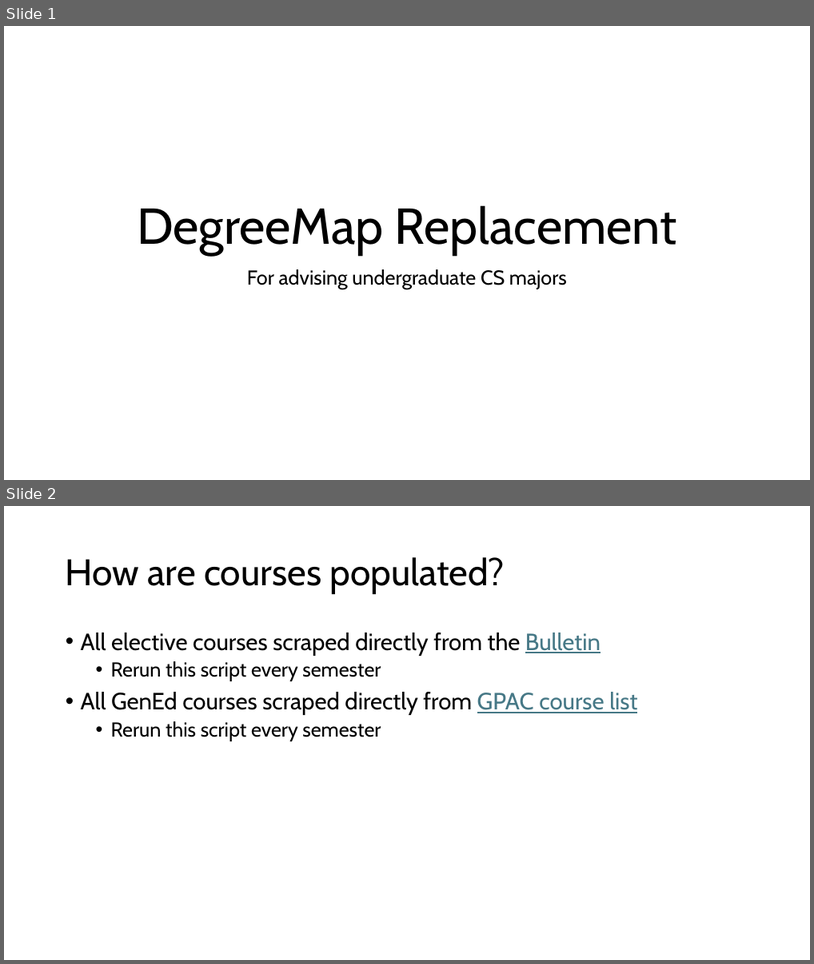
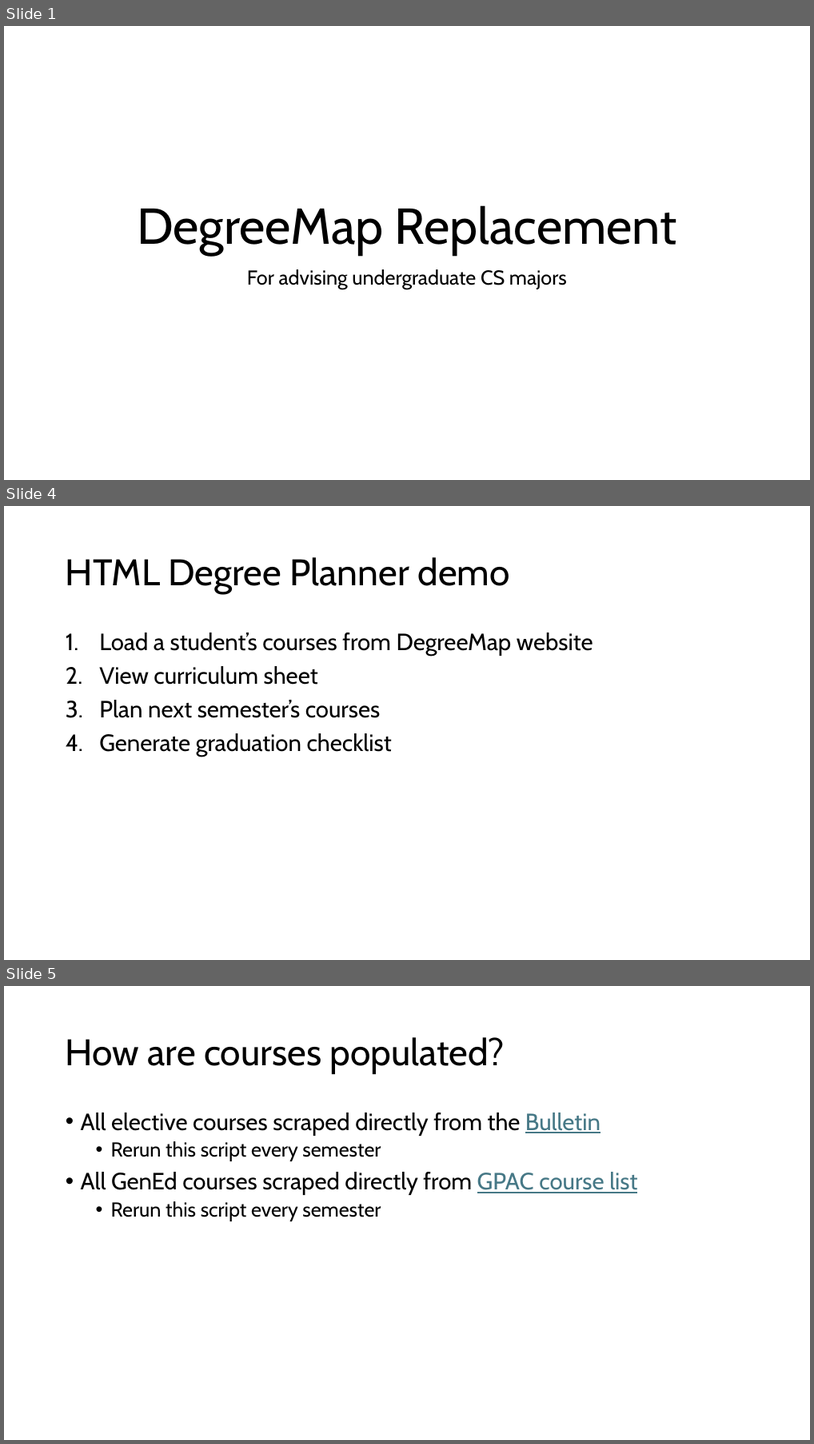
Before and after one commit to goldfrank/advisingtool, a slide deck: course_list_generation/DegreeMap Replacement.pptx. Shown one above the other, each under a label of ours: slides 1 and 2 before the commit, slides 1, 4 and 5 after it; the slides between them are not shown. The pictures are 814x964 and 814x1444 pixels, drawn with LibreOffice and Linux fonts; fonts in the diff are those of the drawing. Boxes give left, top, right and bottom in pixels: in the first picture for what was removed or moved away, otherwise in the second. Text is boxed around its words. In the diff, an @@ line names an element or a change of style, - is before the commit and + after.

```diff
--- a/course_list_generation/DegreeMap Replacement.pptx
+++ b/course_list_generation/DegreeMap Replacement.pptx
@@ slide 4 added at <box>4,506,810,960</box>, background #FFFFFF @@
@@ title added at <box>66,557,510,594</box>, 44 pt, text #000000 @@
+HTML Degree Planner demo
@@ text added at <box>99,632,594,757</box>, 28 pt, text #000000 @@
+1. Load a student’s courses from DegreeMap website
+2. View curriculum sheet
+3. Plan next semester’s courses
+4. Generate graduation checklist
@@ what was slide 2 is now slide 5 @@
```
Also in this commit, not shown: 2 other slides added, 2 other files.
